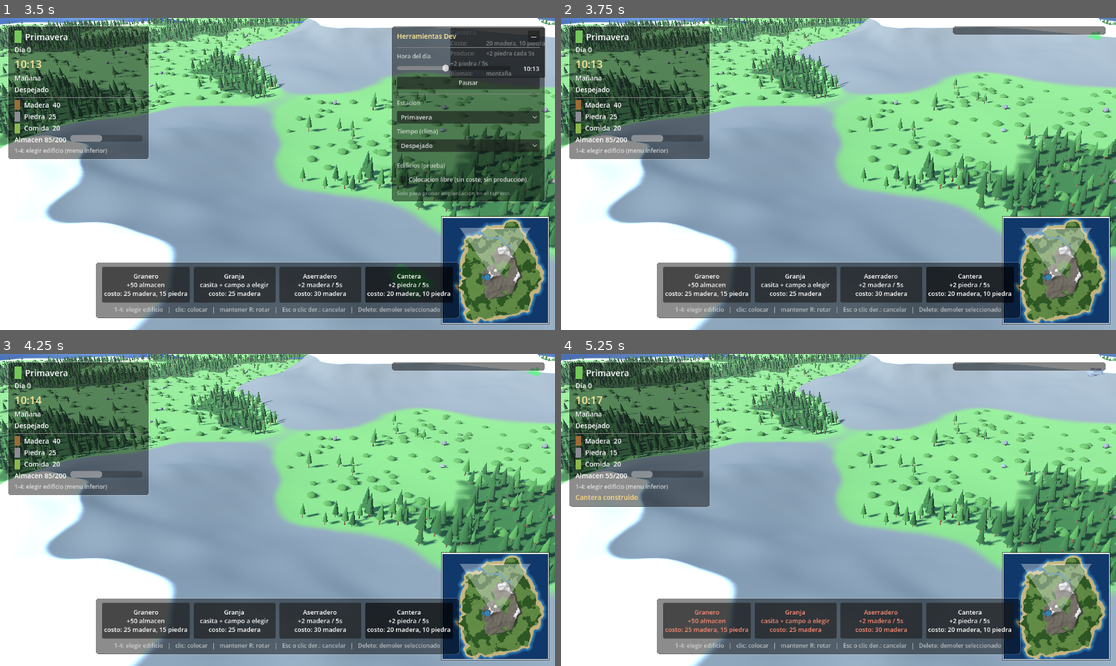
Above: before the commit, frames 1-4 (two rows, left to right).
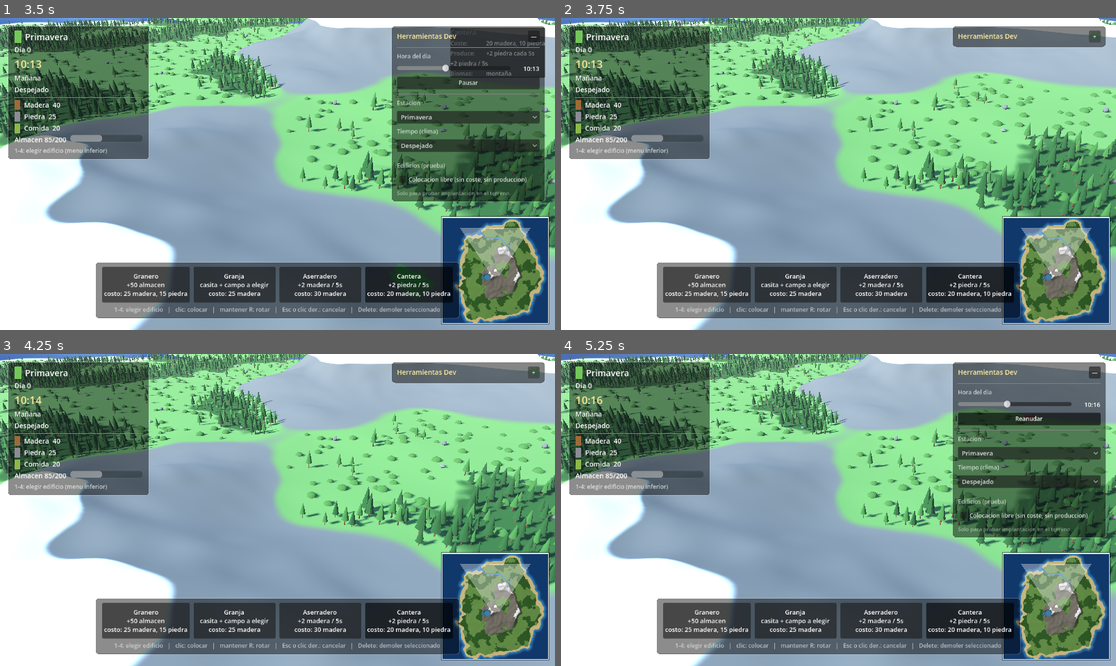
Above: after the commit, the same moments.

Repository: Juanlucg/AgeOfTowns3D
Game: Godot game, scene res://scenes/Main.tscn
Two runs of this game, one before a commit and one after it. Both use one fixed random seed, a clock stepped at 60 frames per second and the inputs below.
Inputs (mouse positions are in pixels of both pictures, inside the frame that each line leads up to):
- Up to frame 1 (3.5 s): click "Granero +50 almacen costo: 25…" at 0.5 s; click "Granja casita + campo a elegi…" at 1.25 s; click "Aserradero +2 madera / 5s cos…" at 2 s; click "Cantera +2 piedra / 5s costo:…" at 2.75 s
- Up to frame 2 (3.75 s): click "—" at 3.5 s
- Up to frame 3 (4.25 s): no input
- Up to frame 4 (5.25 s): click (1093, 372) at 4.25 s, where only the run after the commit has a clickable "+"; click (1027, 419) at 5 s, where only the run after the commit has a clickable "Pausar"

Frame 1 is identical in both runs. In frame 2, 1.1% of the frame differs, in the area x 70-99%, y 4-10%; in frame 3, 1.1%; in frame 4, 17%, in the area x 0-100%, y 3-90%.

Commit message:
Fix: project.godot corrupto, boton de plegar inutil y const que tapa una clase
project.godot: 'window/size/mode=2' aparecia duplicado y colgado dentro de
la seccion [input]. Godot lo intentaba cargar como accion de input y avisaba
en cada arranque:
  WARNING: Attempted to load invalid input action from setting at
  "input/window/size/mode".
Se borra la copia sobrante; la buena sigue en [display].

DevTools: el boton de plegar estaba dentro del VBox que ocultaba, asi que se
escondia a si mismo y no habia forma de volver a desplegar el panel. Ahora el
contenido plegable vive en un 'body' aparte y el boton se queda en la cabecera.

Buildings: 'const BuildingRecord := preload(...)' tapaba el class_name global
del mismo nombre, y ademas estaba insertado en mitad del bloque de
documentacion '##', partiendolo en dos.

Diff:
--- a/project.godot
+++ b/project.godot
@@ -90,7 +90,6 @@
 "events": [Object(InputEventKey,"resource_local_to_scene":false,"resource_name":"","device":-1,"window_id":0,"alt_press …(190 unchanged characters)…
 ]
 }
-window/size/mode=2
 
 [rendering]
 
--- a/scripts/Buildings.gd
+++ b/scripts/Buildings.gd
@@ -2,10 +2,6 @@
 class_name Buildings
 ## Construcciones del pueblo. Gestionan colocacion, validacion, produccion
 ## y registro de edificios colocados.
-
-# Carga explicita (no depende de la resolucion de class_name por el indice
-# en Godot 4.7, que a veces queda stale con scripts recien anadidos).
-const BuildingRecord := preload("res://scripts/BuildingRecord.gd")
 ##
 ## Se eligen desde el menu inferior (o teclas 1-4):
 ## granero (almacen), granja (casita + campo), aserradero, cantera.
--- a/scripts/dev/DevTools.gd
+++ b/scripts/dev/DevTools.gd
@@ -44,6 +44,13 @@
 	var vbox := VBoxContainer.new()
 	vbox.add_theme_constant_override("separation", 8)
 	panel.add_child(vbox)
+
+	# Contenido plegable. Se declara antes que el boton porque el lambda de
+	# plegado lo captura. El boton vive en title_row (fuera de `body`):
+	# antes ocultaba el VBox que lo contenia a el mismo, asi que una vez
+	# plegado no habia forma de volver a desplegarlo.
+	var body := VBoxContainer.new()
+	body.add_theme_constant_override("separation", 8)
 
 	# Titulo
 	var title_row := HBoxContainer.new()
@@ -59,21 +66,24 @@
 	collapse.text = "—"
 	collapse.custom_minimum_size = Vector2(24, 24)
 	collapse.add_theme_font_size_override("font_size", 12)
-	collapse.pressed.connect(func(): vbox.visible = not vbox.visible; collapse.text = "+" if not vbox.visible else "—")
+	collapse.pressed.connect(func() -> void:
+		body.visible = not body.visible
+		collapse.text = "—" if body.visible else "+")
 	title_row.add_child(collapse)
-
-	vbox.add_child(HSeparator.new())
+	vbox.add_child(body)
+
+	body.add_child(HSeparator.new())
 
 	# --- Hora ---
 	var h_label := Label.new()
 	h_label.text = "Hora del dia"
 	h_label.add_theme_font_size_override("font_size", 12)
 	h_label.add_theme_color_override("font_color", Color(1, 1, 1, 0.7))
-	vbox.add_child(h_label)
+	body.add_child(h_label)
 
 	var hour_row := HBoxContainer.new()
 	hour_row.add_theme_constant_override("separation", 8)
-	vbox.add_child(hour_row)
+	body.add_child(hour_row)
 
 	_hour_slider = HSlider.new()
 	_hour_slider.min_value = 0.0
@@ -95,30 +105,30 @@
 	_pause_btn.custom_minimum_size = Vector2(76, 26)
 	_pause_btn.add_theme_font_size_override("font_size", 12)
 	_pause_btn.toggled.connect(_on_pause_toggled)
-	vbox.add_child(_pause_btn)
-
-	vbox.add_child(HSeparator.new())
+	body.add_child(_pause_btn)
+
+	body.add_child(HSeparator.new())
 
 	# --- Estacion ---
 	var s_label := Label.new()
 	s_label.text = "Estacion"
 	s_label.add_theme_font_size_override("font_size", 12)
 	s_label.add_theme_color_override("font_color", Color(1, 1, 1, 0.7))
-	vbox.add_child(s_label)
+	body.add_child(s_label)
 
 	_season_opt = OptionButton.new()
 	_season_opt.add_theme_font_size_override("font_size", 13)
 	for i in _day.SEASONS.size():
 		_season_opt.add_item(_day.SEASONS[i], i)
 	_season_opt.item_selected.connect(_on_season_selected)
-	vbox.add_child(_season_opt)
+	body.add_child(_season_opt)
 
 	# --- Tiempo / Clima ---
 	var w_label := Label.new()
 	w_label.text = "Tiempo (clima)"
 	w_label.add_theme_font_size_override("font_size", 12)
 	w_label.add_theme_color_override("font_color", Color(1, 1, 1, 0.7))
-	vbox.add_child(w_label)
+	body.add_child(w_label)
 
 	_weather_opt = OptionButton.new()
 	_weather_opt.add_theme_font_size_override("font_size", 13)
@@ -127,22 +137,22 @@
 	_weather_opt.add_item("Lluvia", 2)
 	_weather_opt.add_item("Nieve", 3)
 	_weather_opt.item_selected.connect(_on_weather_selected)
-	vbox.add_child(_weather_opt)
-
-	vbox.add_child(HSeparator.new())
+	body.add_child(_weather_opt)
+
+	body.add_child(HSeparator.new())
 
 	# --- Edificios dev ---
 	var b_label := Label.new()
 	b_label.text = "Edificios (prueba)"
 	b_label.add_theme_font_size_override("font_size", 12)
 	b_label.add_theme_color_override("font_color", Color(1, 1, 1, 0.7))
-	vbox.add_child(b_label)
+	body.add_child(b_label)
 
 	_dev_check = CheckBox.new()
 	_dev_check.text = "Colocacion libre (sin coste, sin produccion)"
 	_dev_check.add_theme_font_size_override("font_size", 12)
 	_dev_check.toggled.connect(_on_dev_toggled)
-	vbox.add_child(_dev_check)
+	body.add_child(_dev_check)
 
 	var hint := Label.new()
 	hint.text = "Solo para probar implantacion en el terreno."
@@ -150,7 +160,7 @@
 	hint.add_theme_color_override("font_color", Color(1, 1, 1, 0.45))
 	hint.autowrap_mode = TextServer.AUTOWRAP_WORD_SMART
 	hint.custom_minimum_size = Vector2(280, 0)
-	vbox.add_child(hint)
+	body.add_child(hint)
 
 	_sync_from_state()
 	# Sin _process: el slider sigue a DayNightCycle via la misma senal
